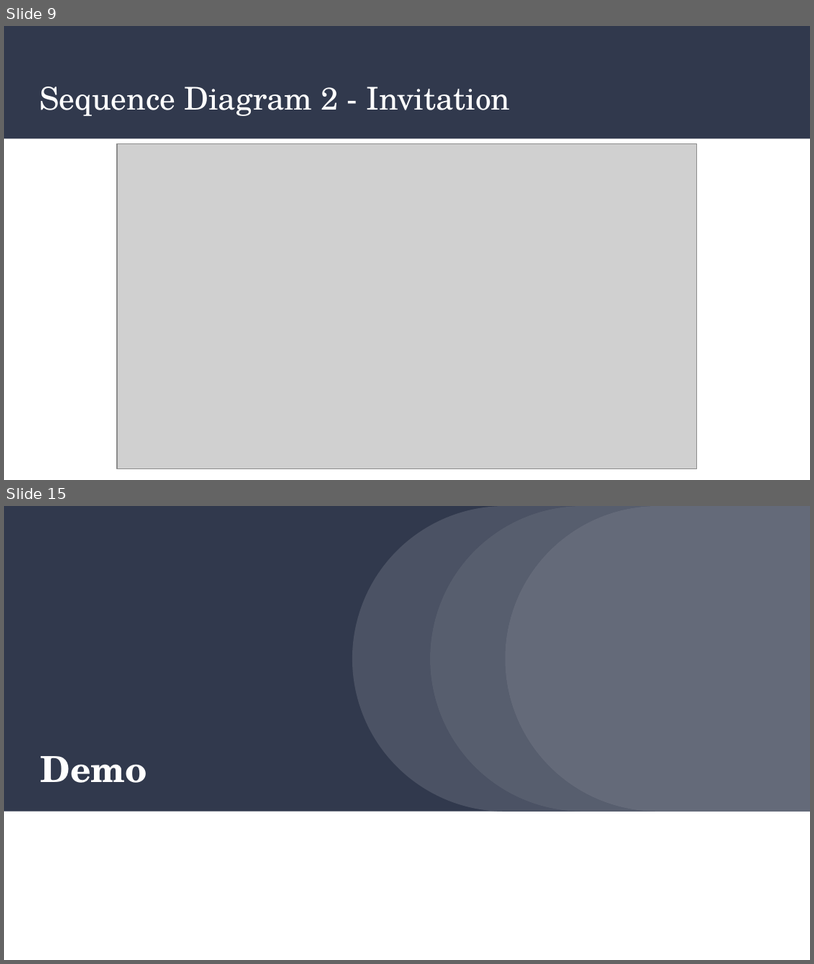
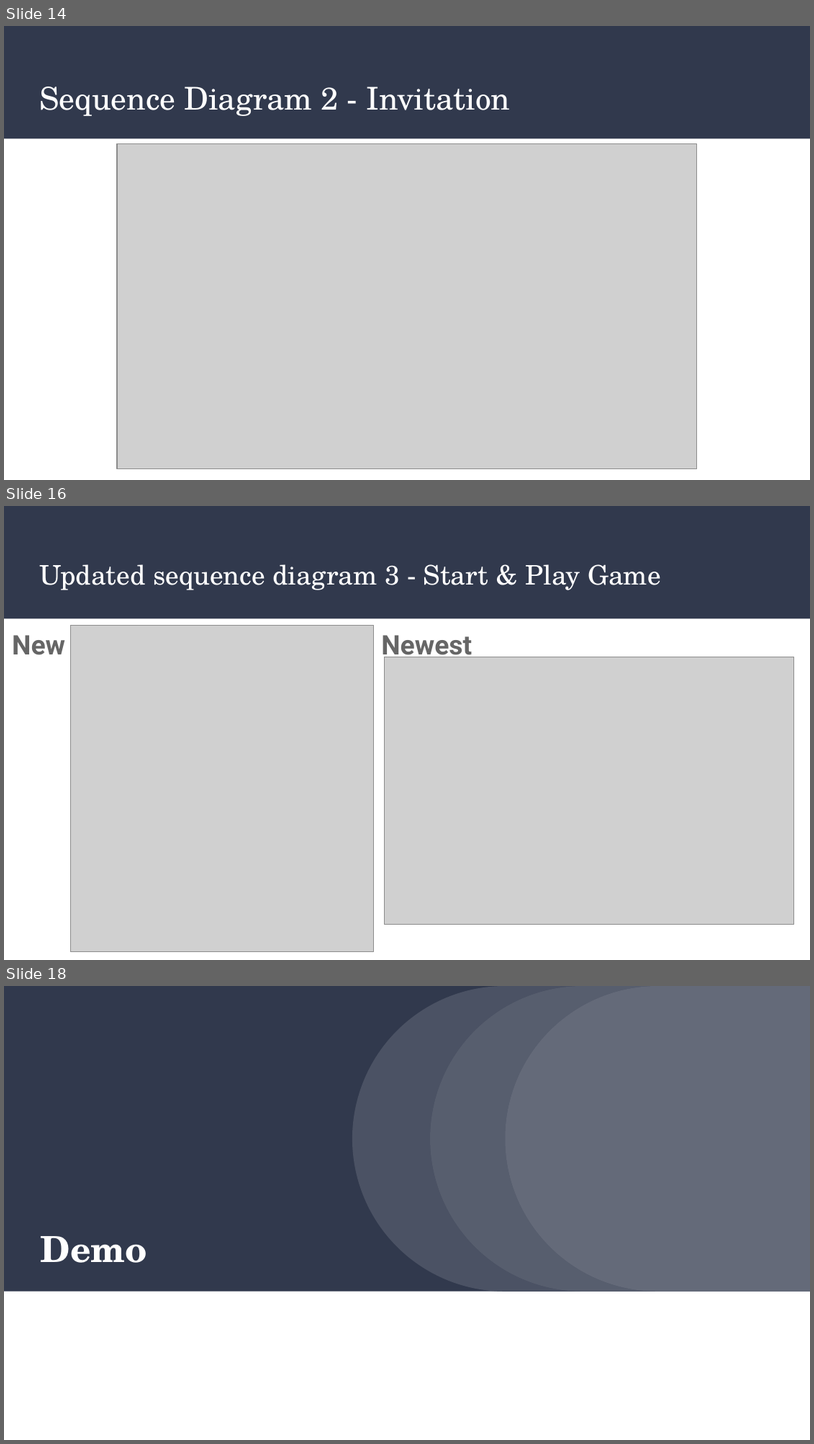
Before and after one commit to zachgood/cs414-f17-301-Function-Chaos, a slide deck: P4_ Improving the internal design.pptx. Shown one above the other, each under a label of ours: slides 9 and 15 before the commit, slides 14, 16 and 18 after it; the slides between them are not shown. The pictures are 814x964 and 814x1444 pixels, drawn with LibreOffice and Linux fonts; fonts in the diff are those of the drawing; grey boxes stand for pictures. Boxes give left, top, right and bottom in pixels: in the first picture for what was removed or moved away, otherwise in the second. Text is boxed around its words. In the diff, an @@ line names an element or a change of style, - is before the commit and + after.

Commit message:
Add files via upload
Updated slides with updated TLM, Start & Play Seq, Package diagram, and reorganized

```diff
--- a/P4_ Improving the internal design.pptx
+++ b/P4_ Improving the internal design.pptx
@@ slide 16 added at (x1=4, y1=506, x2=810, y2=960), background #FFFFFF; not listed: 1 template element that a slide beside it also shows @@
@@ title added at (x1=39, y1=564, x2=661, y2=590), 24 pt, text #FFFFFF @@
+Updated sequence diagram 3 - Start & Play Game
@@ text added at (x1=12, y1=635, x2=65, y2=655), 24 pt, text #666666, bold @@
+New
@@ picture added at (x1=71, y1=626, x2=374, y2=952) @@
@@ text added at (x1=381, y1=635, x2=472, y2=661), 24 pt, text #666666, bold @@
+Newest
@@ picture added at (x1=385, y1=656, x2=795, y2=924) @@
@@ what was slide 9 is now slide 14 @@
@@ what was slide 15 is now slide 18 @@
```
Also in this commit, not shown: 5 slides changed, 3 other slides added, 1 slide removed.
